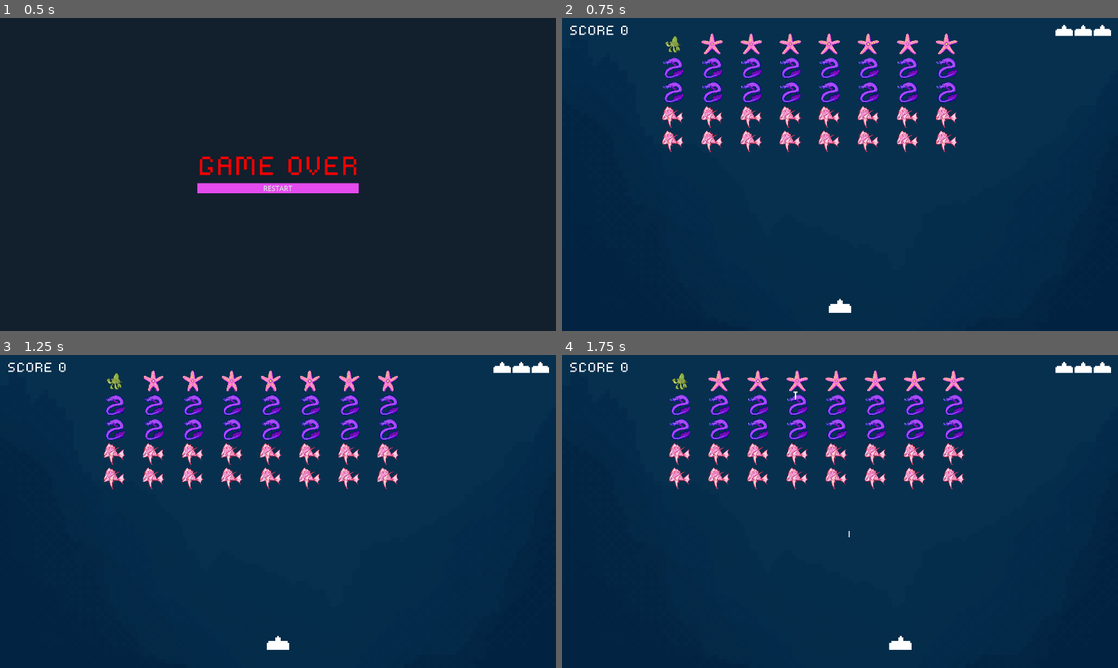
Above: before the commit, frames 1-4 (two rows, left to right).
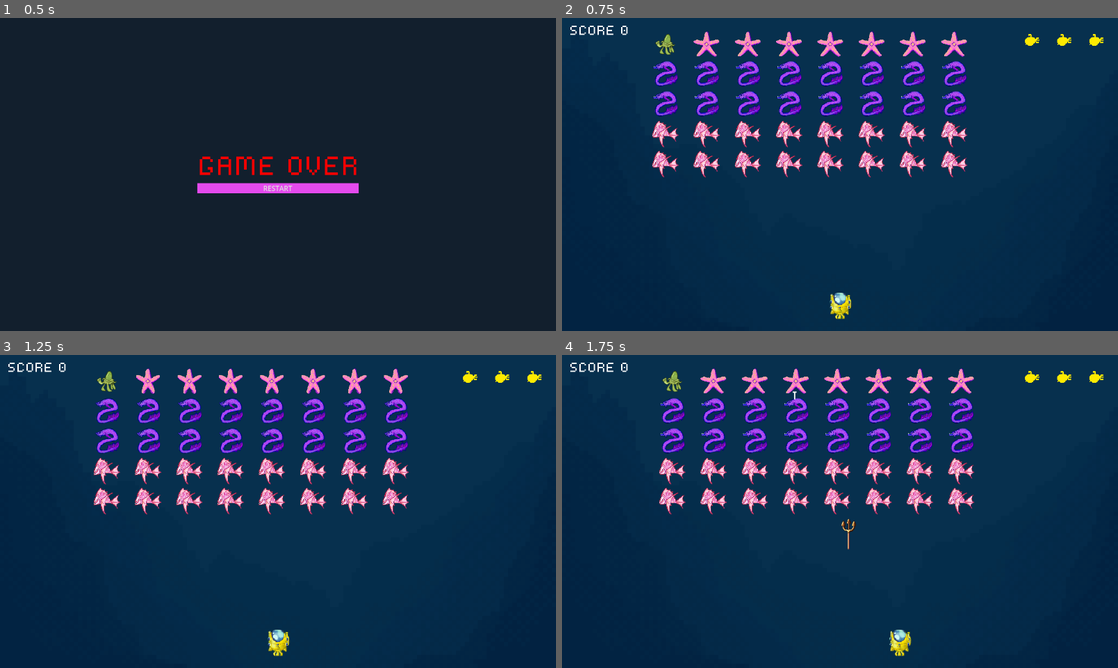
Above: after the commit, the same moments.

Repository: Vkpandiripally/Ocean_Invaders_623
Game: Godot game, scene res://Scenes/game_over.tscn
Two runs of this game, one before a commit and one after it. Both use one fixed random seed, a clock stepped at 60 frames per second and the inputs below. This scene is started directly instead of the project's main scene.
Inputs:
- Up to frame 1 (0.5 s): no input
- Up to frame 2 (0.75 s): click "RESTART" at 0.5 s
- Up to frame 3 (1.25 s): no input
- Up to frame 4 (1.75 s): hold D (move_right) from 1.28 s (still down); tap Space (shoot) at 1.35 s

Frame 1 is identical in both runs. In frame 2, 11% of the frame differs, in the area x 16-99%, y 2-97%; in frame 3, 10%; in frame 4, 11%, in the area x 17-99%, y 2-97%.

Commit message:
asset additions and code cleanup

Diff:
--- a/Scenes/friendly.tscn
+++ b/Scenes/friendly.tscn
@@ -6,6 +6,21 @@
 
 [sub_resource type="CircleShape2D" id="CircleShape2D_kirgs"]
 radius = 19.9249
+
+[sub_resource type="Animation" id="Animation_2vwyg"]
+length = 0.001
+tracks/0/type = "value"
+tracks/0/imported = false
+tracks/0/enabled = true
+tracks/0/path = NodePath("Sprite2D:texture")
+tracks/0/interp = 1
+tracks/0/loop_wrap = true
+tracks/0/keys = {
+"times": PackedFloat32Array(0),
+"transitions": PackedFloat32Array(1),
+"update": 1,
+"values": [ExtResource("3_1bn2v")]
+}
 
 [sub_resource type="Animation" id="Animation_0uoc7"]
 resource_name = "friendly_move"
@@ -17,21 +32,6 @@
 tracks/0/loop_wrap = true
 tracks/0/keys = {
 "times": PackedFloat32Array(0.0333333),
-"transitions": PackedFloat32Array(1),
-"update": 1,
-"values": [ExtResource("3_1bn2v")]
-}
-
-[sub_resource type="Animation" id="Animation_2vwyg"]
-length = 0.001
-tracks/0/type = "value"
-tracks/0/imported = false
-tracks/0/enabled = true
-tracks/0/path = NodePath("Sprite2D:texture")
-tracks/0/interp = 1
-tracks/0/loop_wrap = true
-tracks/0/keys = {
-"times": PackedFloat32Array(0),
 "transitions": PackedFloat32Array(1),
 "update": 1,
 "values": [ExtResource("3_1bn2v")]
@@ -50,10 +50,11 @@
 net_scene = ExtResource("2_rsm43")
 
 [node name="Sprite2D" type="Sprite2D" parent="."]
-scale = Vector2(0.4, 0.4)
+scale = Vector2(0.5, 0.5)
 texture = ExtResource("3_1bn2v")
 
 [node name="CollisionShape2D" type="CollisionShape2D" parent="."]
+scale = Vector2(1.2, 1.2)
 shape = SubResource("CircleShape2D_kirgs")
 
 [node name="AnimationPlayer" type="AnimationPlayer" parent="."]
--- a/Scenes/invader.tscn
+++ b/Scenes/invader.tscn
@@ -1,14 +1,12 @@
-[gd_scene load_steps=20 format=3 uid="uid://ecrrh3v5emmu"]
+[gd_scene load_steps=17 format=3 uid="uid://ecrrh3v5emmu"]
 
 [ext_resource type="Texture2D" uid="uid://dy2h5dklc8h7p" path="res://Assets/Invaders/Invader1-1.png" id="1_3dy66"]
 [ext_resource type="Script" path="res://Scripts/invader.gd" id="1_n2doj"]
 [ext_resource type="PackedScene" uid="uid://c7g1tly3yukj7" path="res://Scenes/caught_net.tscn" id="2_sjrnn"]
 [ext_resource type="Texture2D" uid="uid://citss2jmwpje7" path="res://Assets/Invaders/pixel_lionfish_sprite.png" id="8_alvcd"]
 [ext_resource type="Texture2D" uid="uid://dmsghg5aq8v3u" path="res://Assets/Invaders/pixel_eel_sprite.png" id="8_d67o4"]
-[ext_resource type="Texture2D" uid="uid://ctu8snp11c12t" path="res://Assets/Invaders/Invader-explosion-1.png" id="8_dus1b"]
 [ext_resource type="Texture2D" uid="uid://wef8b2eqy4lm" path="res://Assets/Invaders/pixel_eel2_sprite.png" id="9_8t2wg"]
 [ext_resource type="Texture2D" uid="uid://u7orewyqmx2t" path="res://Assets/Invaders/pixel_lionfish2_sprite.png" id="9_14c4a"]
-[ext_resource type="Texture2D" uid="uid://dcoy6mphlfi8i" path="res://Assets/Invaders/Invader-explosion-2.png" id="9_ndrok"]
 [ext_resource type="Texture2D" uid="uid://c4k6b4ahcwcqh" path="res://Assets/Invaders/starfishsprite1.png" id="10_814gu"]
 [ext_resource type="Texture2D" uid="uid://dh8fiayvid1k6" path="res://Assets/Invaders/starfishsprite2.png" id="11_tixj8"]
 
@@ -29,21 +27,6 @@
 "transitions": PackedFloat32Array(1),
 "update": 1,
 "values": [ExtResource("1_3dy66")]
-}
-
-[sub_resource type="Animation" id="Animation_ka551"]
-resource_name = "destroy"
-tracks/0/type = "value"
-tracks/0/imported = false
-tracks/0/enabled = true
-tracks/0/path = NodePath("Sprite2D:texture")
-tracks/0/interp = 1
-tracks/0/loop_wrap = true
-tracks/0/keys = {
-"times": PackedFloat32Array(0, 0.1, 0.36),
-"transitions": PackedFloat32Array(1, 1, 1),
-"update": 1,
-"values": [ExtResource("8_dus1b"), ExtResource("9_ndrok"), null]
 }
 
 [sub_resource type="Animation" id="Animation_7rdw5"]
@@ -112,7 +95,6 @@
 [sub_resource type="AnimationLibrary" id="AnimationLibrary_0xixl"]
 _data = {
 "RESET": SubResource("Animation_dmbio"),
-"destroy": SubResource("Animation_ka551"),
 "move_1": SubResource("Animation_7rdw5"),
 "move_2": SubResource("Animation_u36to"),
 "move_3": SubResource("Animation_11bof"),
@@ -128,13 +110,13 @@
 
 [node name="Sprite2D" type="Sprite2D" parent="."]
 texture_filter = 1
-scale = Vector2(0.5, 0.5)
+scale = Vector2(0.6, 0.6)
 texture = ExtResource("1_3dy66")
 
 [node name="CollisionShape2D" type="CollisionShape2D" parent="."]
 light_mask = 4
 visibility_layer = 34
-scale = Vector2(4, 4)
+scale = Vector2(5, 5)
 shape = SubResource("CircleShape2D_it4md")
 
 [node name="AnimationPlayer" type="AnimationPlayer" parent="."]
@@ -143,4 +125,3 @@
 }
 
 [connection signal="area_entered" from="." to="." method="_on_area_entered"]
-[connection signal="animation_finished" from="AnimationPlayer" to="." method="_on_animation_player_animation_finished"]
--- a/Scenes/laser.tscn
+++ b/Scenes/laser.tscn
@@ -1,10 +1,10 @@
 [gd_scene load_steps=4 format=3 uid="uid://wyy01l5ykmu2"]
 
-[ext_resource type="Texture2D" uid="uid://bggjitmo1byod" path="res://Assets/Weapons/Laser.png" id="1_k82of"]
 [ext_resource type="Script" path="res://Scripts/laser.gd" id="1_wu7st"]
+[ext_resource type="Texture2D" uid="uid://doyknhtkb5006" path="res://Assets/Weapons/trident.png" id="2_7401d"]
 
 [sub_resource type="RectangleShape2D" id="RectangleShape2D_4w3e1"]
-size = Vector2(1, 7)
+size = Vector2(2, 7)
 
 [node name="Laser" type="Area2D"]
 scale = Vector2(2, 2)
@@ -12,7 +12,9 @@
 script = ExtResource("1_wu7st")
 
 [node name="Sprite2D" type="Sprite2D" parent="."]
-texture = ExtResource("1_k82of")
+scale = Vector2(0.35, 0.35)
+texture = ExtResource("2_7401d")
 
 [node name="CollisionShape2D" type="CollisionShape2D" parent="."]
+scale = Vector2(5, 5)
 shape = SubResource("RectangleShape2D_4w3e1")
--- a/Scenes/life_manager.gd
+++ b/Scenes/life_manager.gd
@@ -3,9 +3,8 @@
 class_name LifeManager
 
 signal life_lost(lifes_left: int)
-#signal game_lost
 
-@export var lifes = 3
+@export var lives = 3
 @onready var player: Player = $"../Player"
 var player_scene = preload("res://Scenes/player.tscn")
 
@@ -14,11 +13,12 @@
 	(player as Player).player_destroyed.connect(on_player_destroyed)
 
 func on_player_destroyed():
-	lifes -=1
-	print("Player destroyed! Remaining lives:", lifes)  # Debug check
-	life_lost.emit(lifes)
-	#if lifes != 0:
-		#player = player_scene.instantiate() as Player
-		#player.global_position = Vector2(0, 302)
-		#player.player_destroyed.connect(on_player_destroyed)
-		#get_tree().root.get_node("main").add_child(player)
+	lives -= 1
+	print("Player destroyed! Remaining lives:", lives)  # Debug check
+	life_lost.emit(lives)
+	if lives == 2:
+		player.animation_player.play("2_lives")
+	elif lives ==1:
+		player.animation_player.play("1_life")
+	elif lives == 0:
+		player.animation_player.play("dead")
--- a/Scenes/player.tscn
+++ b/Scenes/player.tscn
@@ -1,6 +1,7 @@
-[gd_scene load_steps=16 format=3 uid="uid://fupd1v1pxa3a"]
+[gd_scene load_steps=19 format=3 uid="uid://fupd1v1pxa3a"]
 
 [ext_resource type="Script" path="res://Scripts/player.gd" id="1_gt454"]
+[ext_resource type="Texture2D" uid="uid://3srt88pwb7dt" path="res://Assets/Player/pixel_yellow_submarine_sprite.png" id="2_8vyde"]
 [ext_resource type="Texture2D" uid="uid://dt0af4o7yh41a" path="res://Assets/Player/Player.png" id="2_11s6y"]
 [ext_resource type="Script" path="res://Scripts/shot_origin.gd" id="3_2uoqw"]
 [ext_resource type="PackedScene" uid="uid://wyy01l5ykmu2" path="res://Scenes/laser.tscn" id="4_mdyvr"]
@@ -8,9 +9,11 @@
 [ext_resource type="Texture2D" uid="uid://bi2vdab3slwgf" path="res://Assets/Player/Player-explosion1.png" id="5_svn4r"]
 [ext_resource type="Texture2D" uid="uid://b4mk25ro2nqtu" path="res://Assets/Player/Player-explosion2.png" id="6_2m5vu"]
 [ext_resource type="Texture2D" uid="uid://dsg2krqtkgnca" path="res://Assets/Player/Player-explosion3.png" id="7_4ifek"]
+[ext_resource type="Texture2D" uid="uid://cuyc3su8wvmlp" path="res://Assets/Player/pixel_red_submarine_sprite.png" id="7_ajpip"]
+[ext_resource type="Texture2D" uid="uid://b2mv808mxn8cj" path="res://Assets/Player/pixel_orange_submarine_sprite.png" id="9_uirmi"]
 
 [sub_resource type="RectangleShape2D" id="RectangleShape2D_5tbny"]
-size = Vector2(13, 5)
+size = Vector2(11.75, 14.5)
 
 [sub_resource type="Animation" id="Animation_6cr07"]
 resource_name = "1_life"
@@ -22,10 +25,10 @@
 tracks/0/interp = 1
 tracks/0/loop_wrap = true
 tracks/0/keys = {
-"times": PackedFloat32Array(0, 0.266667),
-"transitions": PackedFloat32Array(1, 1),
+"times": PackedFloat32Array(0),
+"transitions": PackedFloat32Array(1),
 "update": 1,
-"values": [ExtResource("6_2m5vu"), ExtResource("5_svn4r")]
+"values": [ExtResource("7_ajpip")]
 }
 
 [sub_resource type="Animation" id="Animation_7cjrk"]
@@ -38,10 +41,10 @@
 tracks/0/interp = 1
 tracks/0/loop_wrap = true
 tracks/0/keys = {
-"times": PackedFloat32Array(0, 0.266667),
-"transitions": PackedFloat32Array(1, 1),
+"times": PackedFloat32Array(0),
+"transitions": PackedFloat32Array(1),
 "update": 1,
-"values": [ExtResource("2_11s6y"), ExtResource("6_2m5vu")]
+"values": [ExtResource("9_uirmi")]
 }
 
 [sub_resource type="Animation" id="Animation_6c2ys"]
@@ -56,7 +59,7 @@
 "times": PackedFloat32Array(0),
 "transitions": PackedFloat32Array(1),
 "update": 1,
-"values": [ExtResource("2_11s6y")]
+"values": [ExtResource("2_8vyde")]
 }
 
 [sub_resource type="Animation" id="Animation_5cy4w"]
@@ -101,6 +104,7 @@
 }
 
 [node name="Player" type="Area2D"]
+z_index = 2
 scale = Vector2(4, 4)
 collision_layer = 65
 collision_mask = 65
@@ -108,14 +112,15 @@
 
 [node name="Sprite2D" type="Sprite2D" parent="."]
 texture_filter = 1
-texture = ExtResource("2_11s6y")
+scale = Vector2(0.15, 0.15)
+texture = ExtResource("2_8vyde")
 
 [node name="CollisionShape2D" type="CollisionShape2D" parent="."]
-position = Vector2(0, 1.5)
+position = Vector2(0.375, 0)
 shape = SubResource("RectangleShape2D_5tbny")
 
 [node name="ShotOrigin" type="Node2D" parent="."]
-position = Vector2(0, -4)
+position = Vector2(0, -7.25)
 script = ExtResource("3_2uoqw")
 laser_scene = ExtResource("4_mdyvr")
 net_scene = ExtResource("5_dm8jl")
--- a/Scripts/collision_shape_2d.gd
+++ /dev/null
@@ -1,9 +0,0 @@
-extends CollisionShape2D
-
-# Called when the node enters the scene tree for the first time.
-func _ready() -> void:
-	pass # Replace with function body.
-
-# Called every frame. 'delta' is the elapsed time since the previous frame.
-func _process(delta: float) -> void:
-	pass
--- a/Scripts/friendly.gd
+++ b/Scripts/friendly.gd
@@ -22,8 +22,8 @@
 func _on_area_entered(area: Area2D) -> void:
 	if area is Laser:
 		area.queue_free()
+		queue_free()
 		friendly_destroyed.emit(false)
-		queue_free()
 
 	if area is Net:
 		var caught_net = net_scene.instantiate() as CaughtNet
--- a/Scripts/game_over.gd
+++ b/Scripts/game_over.gd
@@ -16,10 +16,5 @@
 func on_game_lost():
 	game_over_container.visible = true
 
-func on_game_won():
-	game_over_label.text = "You won!"
-	game_over_label.add_theme_color_override("font_color", Color.GREEN)
-	game_over_container.visible = true
-
 func on_restart_button_pressed():
 	get_tree().change_scene_to_file("res://Scenes/main.tscn")
--- a/Scripts/invader.gd
+++ b/Scripts/invader.gd
@@ -17,8 +17,9 @@
 
 func _on_area_entered(area: Area2D) -> void:
 	if area is Laser:
-		animation_player.play("destroy")
 		area.queue_free()
+		queue_free()
+		invader_destroyed.emit(config.points)
 	if area is Net:
 		var caught_net = net_scene.instantiate() as CaughtNet
 		caught_net.position = area.position - Vector2(0,20)
@@ -27,8 +28,3 @@
 		area.queue_free()
 		queue_free()
 		invader_destroyed.emit(-1 * config.points)
-
-func _on_animation_player_animation_finished(anim_name: StringName) -> void:
-	if anim_name == "destroy":
-		queue_free()
-		invader_destroyed.emit(config.points)
--- a/Scripts/invader_shot.gd
+++ b/Scripts/invader_shot.gd
@@ -11,7 +11,8 @@
 
 func _on_area_entered(area: Area2D) -> void:
 	if area is Player:
-		(area as Player).on_player_destroyed()
+		var life_manager = get_node("../main/LifeManager") as LifeManager
+		life_manager.on_player_destroyed()
 		queue_free()
 
 func _ready():
--- a/Scripts/invader_spawner.gd
+++ b/Scripts/invader_spawner.gd
@@ -10,8 +10,8 @@
 # Normal game config: ROWS=5, COLS=8
 const ROWS=5
 const COLUMNS=8
-const HORIZONTAL_SPACING=45
-const VERTICAL_SPACING=32
+const HORIZONTAL_SPACING=50
+const VERTICAL_SPACING=45
 const INVADER_HEIGHT=24
 const START_Y_POSITION=-100
 var INVADERS_POSITION_X_INCREMENT=2
@@ -129,12 +129,13 @@
 	invader_destroyed_count += 1
 	print("Invader destroyed. Count: ", invader_destroyed_count)
 	var life_manager = get_node("../LifeManager") as LifeManager
-	if invader_destroyed_count == invader_total_count && life_manager.lifes > 0:
+	if invader_destroyed_count == invader_total_count && life_manager.lives > 0:
 		start_new_wave()
 
 func on_friendly_destroyed(is_net: bool):
-	#friendly_destroyed.emit(is_net)
+	friendly_destroyed.emit(is_net)
 	var life_manager = get_node("../LifeManager") as LifeManager
+	var player = get_node("../Player") as Player
 	if !is_net:
 		if life_manager:
 			life_manager.on_player_destroyed()
@@ -142,7 +143,7 @@
 			print("Life manager not called")
 	invader_destroyed_count += 1
 	print(invader_destroyed_count)
-	if invader_destroyed_count == invader_total_count && life_manager.lifes > 0:
+	if invader_destroyed_count == invader_total_count && life_manager.lives > 0:
 		start_new_wave()
 
 func start_new_wave():
@@ -157,7 +158,7 @@
 	# Reset spawner position to its original location
 	position = Vector2(0, -200)  # Adjust this if your starting position is different
 
-	$"../Player".speed += 10 # increase player speed
+	$"../Player".speed += 5 # increase player speed
 
 	spawn_wave()
 
--- a/Scripts/player.gd
+++ b/Scripts/player.gd
@@ -36,32 +36,12 @@
 
 	var delta_movement = speed*delta*direction.x
 
-#making sure we dont go out of bounds
+	#making sure we dont go out of bounds
 	if (position.x + delta_movement < start_bound + bounding_x * transform.get_scale().x || position.x + delta_movement > end_bound - bounding_x * transform.get_scale().x):
 		return
 	if (not can_move):
 		return
 	position.x += delta_movement
-
-func on_player_destroyed():
-	if lives == 2:
-		animation_player.play("2_lives")
-		print("2 lives left")
-		player_destroyed.emit()
-		lives -= 1
-	elif lives ==1:
-		animation_player.play("1_life")
-		print("1 lives left")
-		player_destroyed.emit()
-		lives -= 1
-	elif lives == 0:
-		animation_player.play("dead")
-		print("dead")
-		player_destroyed.emit()
-		speed = 0
-
-	else:
-		print(lives)
 
 func _on_animation_player_animation_finished(anim_name):
 	if anim_name == "destroy":
--- a/Scripts/points_counter.gd
+++ b/Scripts/points_counter.gd
@@ -19,8 +19,5 @@
 
 func multiply_points(is_net: bool):
 	if (is_net):
-		points += abs(points*2)
-		on_points_increased.emit(points)
-	else:
-		points -= 100
+		points += abs(points)
 	on_points_increased.emit(points)
--- a/Scripts/shot_origin.gd
+++ b/Scripts/shot_origin.gd
@@ -1,8 +1,9 @@
 extends Node2D
-#script for shooting
+
 @export var laser_scene: PackedScene
 @export var net_scene: PackedScene
 @export var can_move: int
+
 var can_player_shoot = true
 var can_shoot_net = true
 var frozen = false
--- a/Scripts/ui.gd
+++ b/Scripts/ui.gd
@@ -1,6 +1,6 @@
 extends CanvasLayer
 
-var life_texture = preload("res://Assets/Player/Player.png")
+var life_texture = preload("res://Assets/UI/pixel_submarine_lives_sprite.png")
 
 @onready var lifes_ui_container = $MarginContainer/HBoxContainer
 @onready var points_label = $MarginContainer/Points
@@ -26,10 +26,10 @@
 		points_label.text = "SCORE %d " % 0
 		points_counter.on_points_increased.connect(points_increased)
 
-		for i in range(life_manager.lifes):
+		for i in range(life_manager.lives):
 			var life_texture_rect = TextureRect.new()
-			life_texture_rect.expand_mode = TextureRect.EXPAND_KEEP_SIZE
-			life_texture_rect.custom_minimum_size = Vector2(40, 25)
+			life_texture_rect.expand_mode = TextureRect.EXPAND_FIT_HEIGHT_PROPORTIONAL
+			life_texture_rect.custom_minimum_size = Vector2(70, 70)
 			life_texture_rect.texture_filter = CanvasItem.TEXTURE_FILTER_NEAREST
 			life_texture_rect.texture = life_texture
 			lifes_ui_container.add_child(life_texture_rect)
@@ -38,7 +38,6 @@
 	points_label.text = "SCORE %d" % points
 
 func on_lifes_lost(lifes_left: int):
-	print("Lifes Left:", lifes_left)  # Debugging output
 	global_lives = lifes_left
 	if lifes_left >= 0:
 		var life_texture_rect = lifes_ui_container.get_child(lifes_left)
Binary file added: Assets/Player/pixel_orange_submarine_sprite.png
Not shown, added: Assets/Player/pixel_orange_submarine_sprite.png.import
Binary file added: Assets/Player/pixel_red_submarine_sprite.png
Not shown, added: Assets/Player/pixel_red_submarine_sprite.png.import
Binary file added: Assets/Player/pixel_yellow_submarine_sprite.png
Not shown, added: Assets/Player/pixel_yellow_submarine_sprite.png.import
Binary file added: Assets/UI/pixel_submarine_lives_sprite.png
Not shown, added: Assets/UI/pixel_submarine_lives_sprite.png.import
